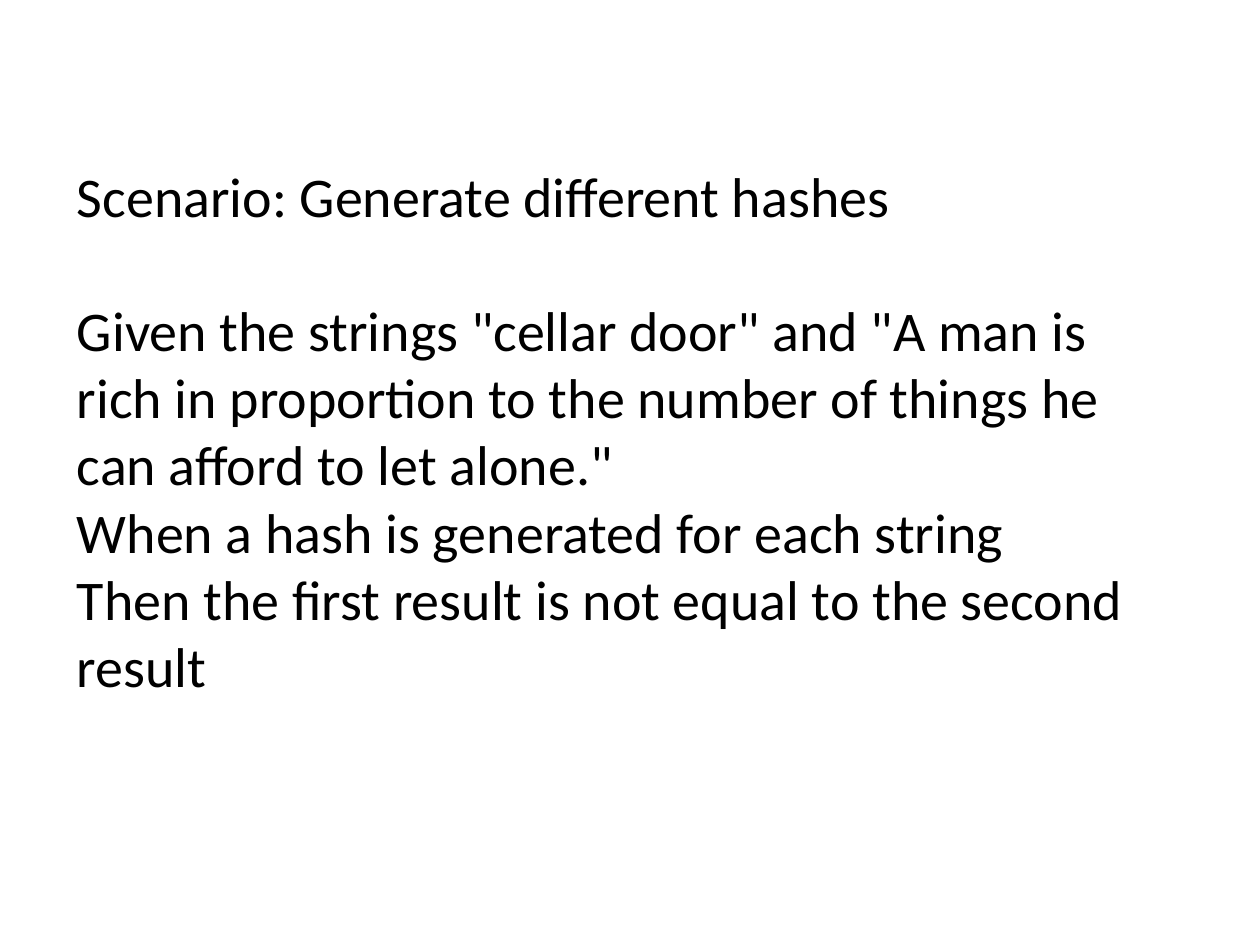
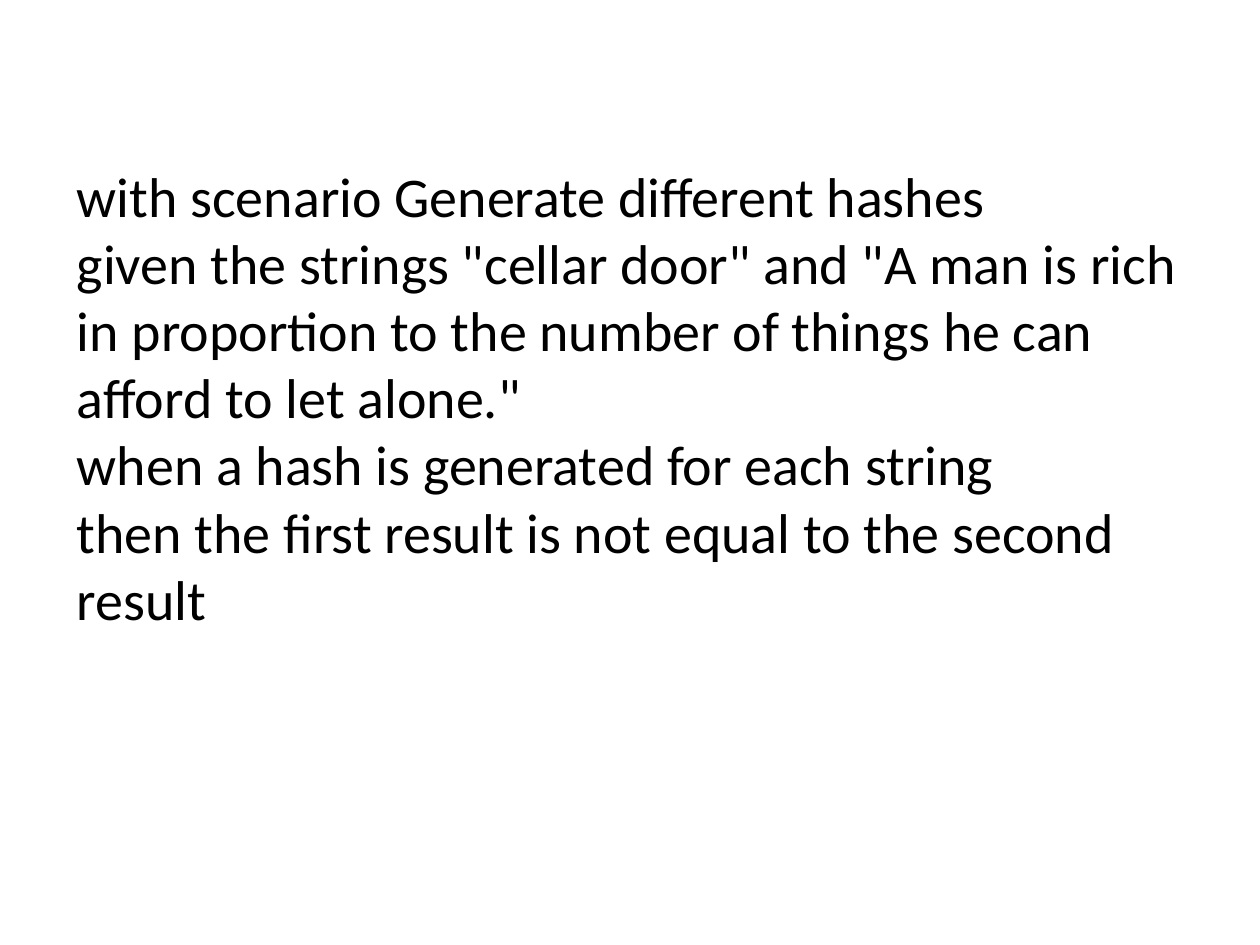
Before and after one commit to liammclennan/Liam-s-Presentations, a slide deck: slide 11 of storyq/Behaviour-Driven Development.pptx (slide 8 before the commit). Drawn at 1260x945 pixels with LibreOffice and Linux fonts; fonts in the diff are those of the drawing. Boxes give left, top, right and bottom in pixels: in the first picture for what was removed or moved away, otherwise in the second. Text is boxed around its words. In the diff, an @@ line names an element or a change of style, - is before the commit and + after.

```diff
--- a/storyq/Behaviour-Driven Development.pptx
+++ b/storyq/Behaviour-Driven Development.pptx
@@ text at [77,178,1175,621]: text changed @@
-Scenario: Generate different hashes
-Given the strings "cellar door" and "A man is rich in proportion to the number of things he can afford to let alone."
-When a hash is generated for each string
-Then the first result is not equal to the second result
+with scenario Generate different hashes
+given the strings "cellar door" and "A man is rich in proportion to the number of things he can afford to let alone."
+when a hash is generated for each string
+then the first result is not equal to the second result
```
Also in this commit, not shown: 5 other slides changed, 4 slides added.
